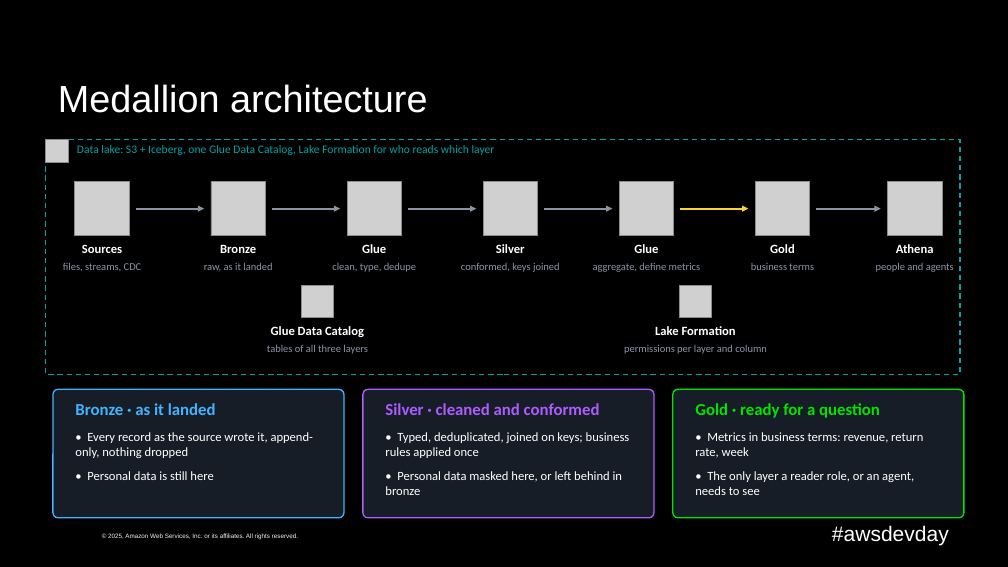
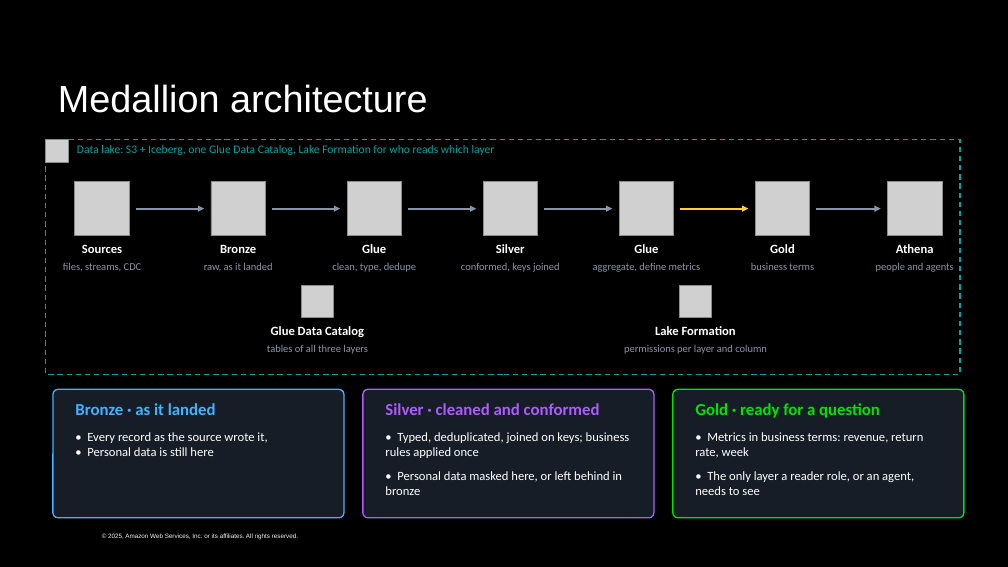
Before and after one commit to caroline-cah/lakehouse-harness, a slide deck: slide 12 of talk/harness-engineering-live.pptx (slide 11 before the commit). Drawn at 1008x567 pixels with LibreOffice and Linux fonts; fonts in the diff are those of the drawing; grey boxes stand for pictures; background and template pictures are left out. Boxes give left, top, right and bottom in pixels: in the first picture for what was removed or moved away, otherwise in the second. Text is boxed around its words. In the diff, an @@ line names an element or a change of style, - is before the commit and + after.

```diff
--- a/talk/harness-engineering-live.pptx
+++ b/talk/harness-engineering-live.pptx
@@ text at box(87, 432, 267, 443): text changed @@
-• Every record as the source wrote it, append-only, nothing dropped
+• Every record as the source wrote it,
@@ text at box(87, 447, 213, 456): less space between paragraphs @@
@@ text removed at box(832, 525, 949, 545) @@
-#awsdevday
```
Also in this commit, not shown: 28 other slides changed, 3 slides added, 9 slides removed, 32 other files.
